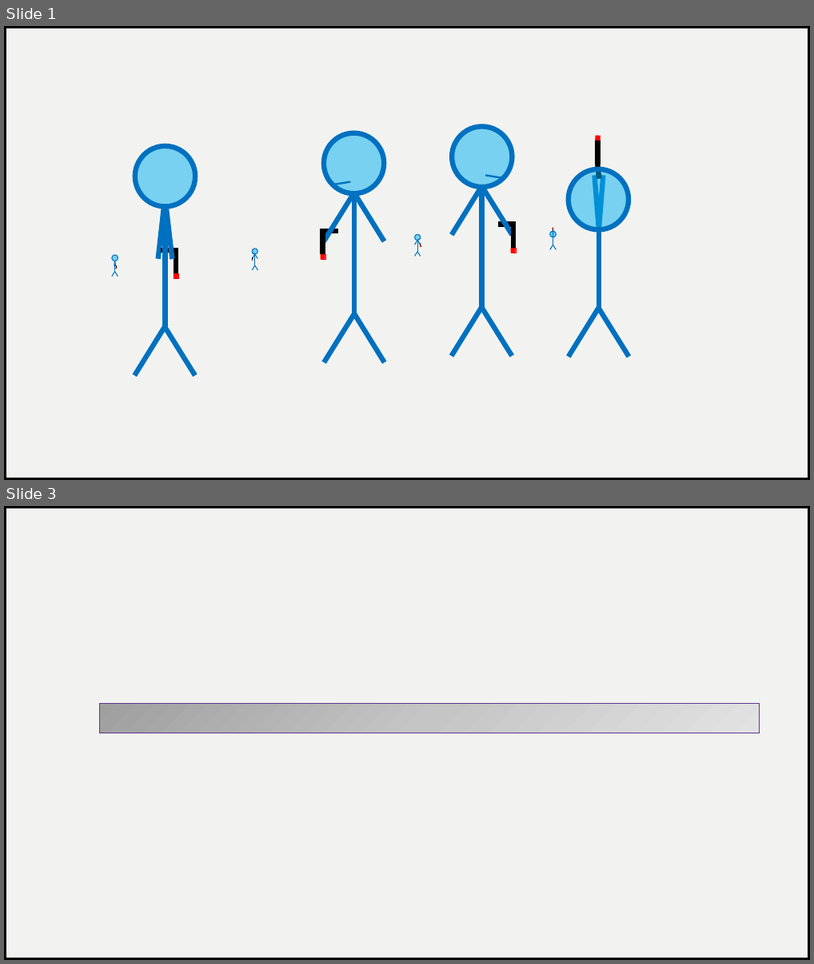
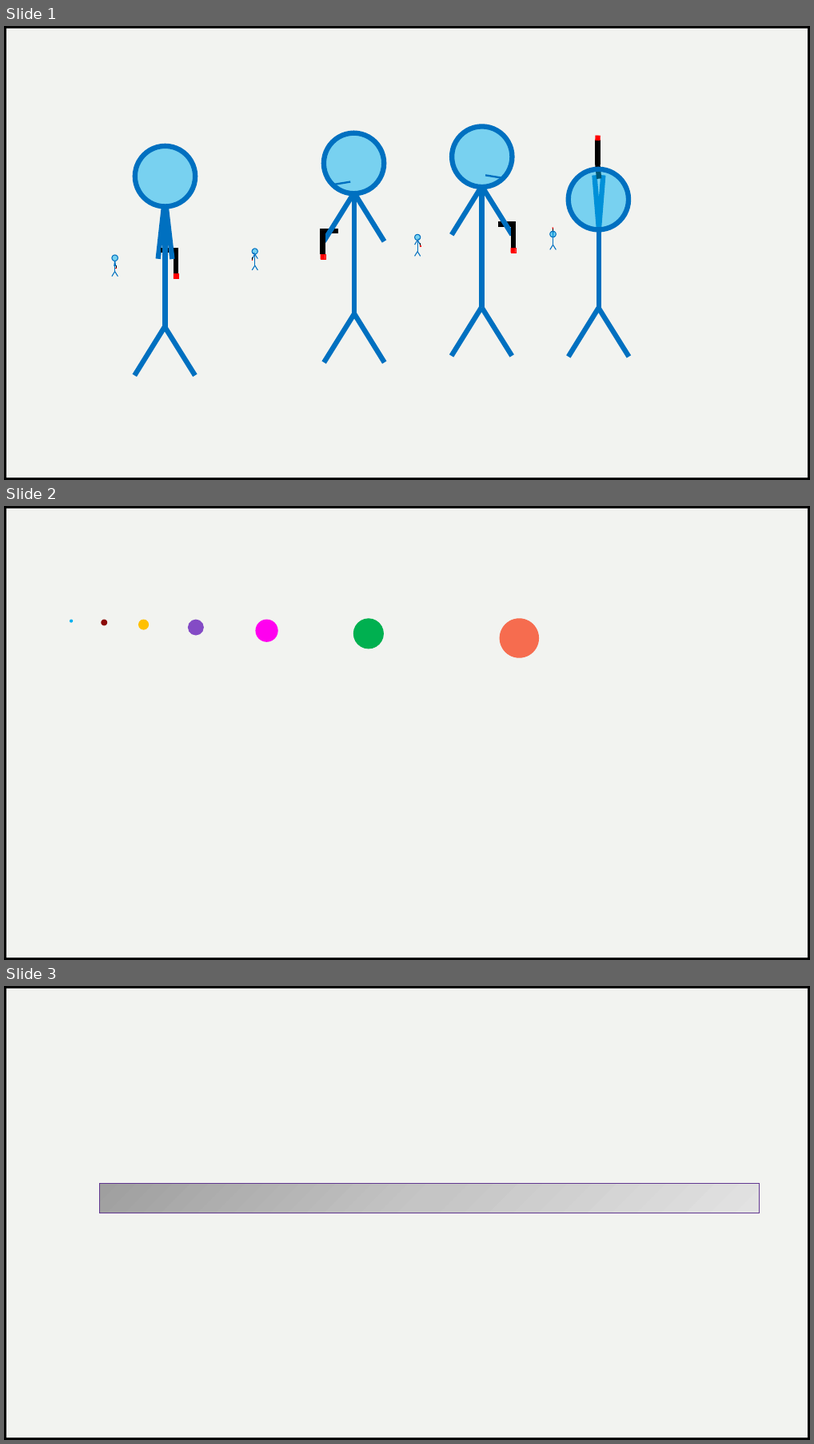
Before and after one commit to arcrystal/bubble-trouble-rl, a slide deck: Sprites/sprites.pptx. Shown one above the other, each under a label of ours: slides 1 and 3 before the commit, slides 1, 2 and 3 after it; the slides between them are not shown. The pictures are 814x964 and 814x1444 pixels, drawn with LibreOffice and Linux fonts; fonts in the diff are those of the drawing. Boxes give left, top, right and bottom in pixels: in the first picture for what was removed or moved away, otherwise in the second. Text is boxed around its words. In the diff, an @@ line names an element or a change of style, - is before the commit and + after.

```diff
--- a/Sprites/sprites.pptx
+++ b/Sprites/sprites.pptx
@@ slide 2 added at box(4, 506, 810, 960), background #F2F3F0; not listed: 1 template element that a slide beside it also shows @@
@@ freeform shape added at box(4, 521, 637, 960), fill #FFFFFF, outline #000000 6 pt @@
@@ rectangle added at box(4, 506, 810, 960), fill #F2F3F0, outline #000000 6 pt @@
@@ ellipse added at box(70, 620, 72, 622), fill #00B0F0, outline #00B0F0 1 pt @@
@@ ellipse added at box(102, 620, 107, 625), fill #8B0907, outline #8B0907 1 pt @@
@@ ellipse added at box(139, 620, 149, 629), fill #FFC000, outline #FFC000 1 pt @@
@@ ellipse added at box(189, 620, 204, 635), fill #844BC5, outline #844BC5 1 pt @@
@@ ellipse added at box(256, 620, 278, 641), fill #FF00EF, outline #FF00EF 1 pt @@
@@ ellipse added at box(354, 619, 384, 648), fill #00B050, outline #00B050 1 pt @@
@@ ellipse added at box(500, 619, 538, 657), fill #F66C4F, outline #F66C4F 1 pt @@
```
Also in this commit, not shown: 1 slide removed, 17 other files.
